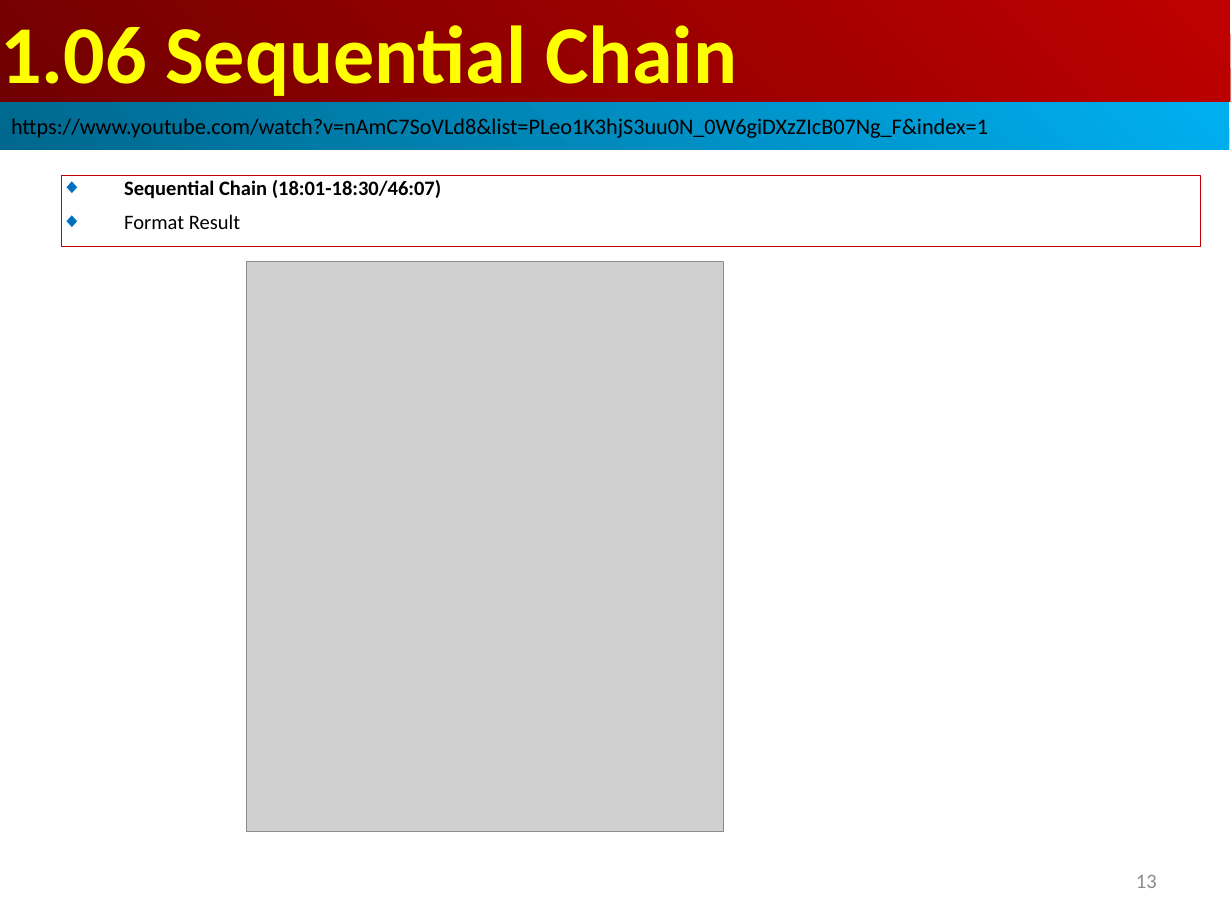
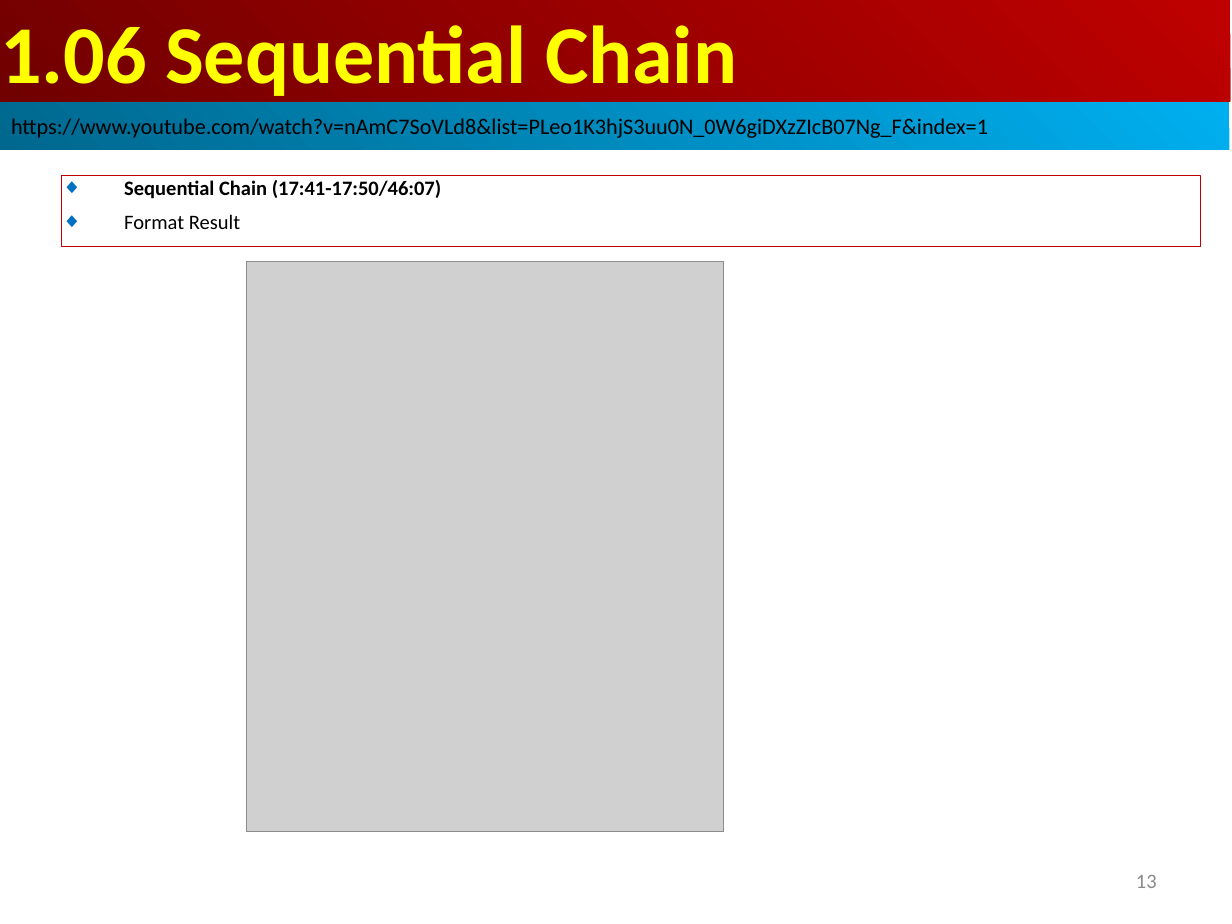
Before and after one commit to peterhchen/AIU_CS515_LLM, a slide deck: slide 13 of 810_LangChain_CB/001.05_06_SeqChain/001_Video/001.05_SimpleSeqChain.ppt. Drawn at 1232x924 pixels with LibreOffice and Linux fonts; fonts in the diff are those of the drawing; grey boxes stand for pictures. Boxes give left, top, right and bottom in pixels: in the first picture for what was removed or moved away, otherwise in the second. Text is boxed around its words. In the diff, an @@ line names an element or a change of style, - is before the commit and + after.

```diff
--- a/810_LangChain_CB/001.05_06_SeqChain/001_Video/001.05_SimpleSeqChain.ppt
+++ b/810_LangChain_CB/001.05_06_SeqChain/001_Video/001.05_SimpleSeqChain.ppt
@@ text in rectangle at box(124, 180, 441, 199): text changed @@
-◆ Sequential Chain (18:01-18:30/46:07)
+◆ Sequential Chain (17:41-17:50/46:07)
```
Also in this commit, not shown: 1 other slide changed.
